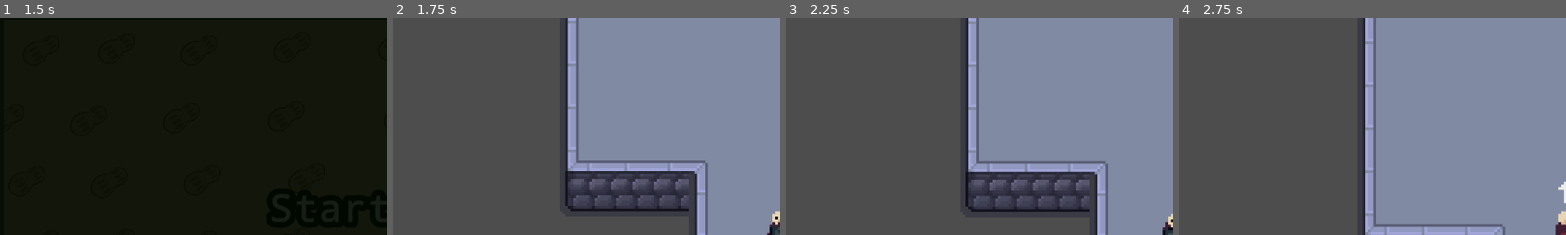
Above: before the commit, frames 1-4 (left to right).
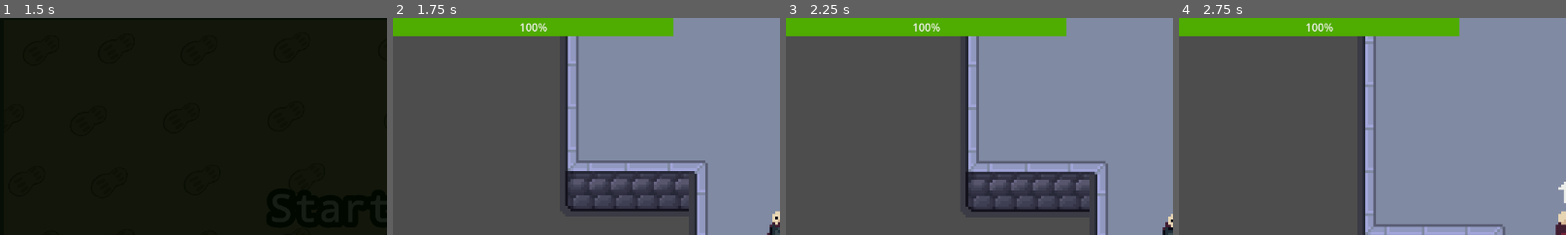
Above: after the commit, the same moments.

Repository: itspeanutzy/Tubes-Group17
Game: Godot game, scene res://Scene/main_menu.tscn
Same seed, same stepped clock (60 frames per second), same inputs: the game is played once before the commit and once after it. The engine's default icon, where the game draws it, is replaced by a stand-in: a white triangle on a blue panel in a dark square.
Inputs (mouse positions are % of the whole screen's width and height, from its top left):
- Up to frame 1 (1.5 s): click (51, 44) at 0.5 s; click (51, 44) at 1.25 s
- Up to frame 2 (1.75 s): no input
- Up to frame 3 (2.25 s): tap Enter at 2 s; move the mouse to (45, 70) at 2.02 s; hold W (walk_up) from 2.03 s (still down); click (45, 70) at 2.1 s
- Up to frame 4 (2.75 s): keep holding W (walk_up)
The pictures show only the part of the screen within x 0-50%, y 0-50%; the shares and areas given below are measured in that part.

Frame 1 is identical in both runs. In frame 2, 6.1% of the frame differs, in the area x 0-73%, y 0-9%; in frame 3, 6.1%; in frame 4, 6.1%.

Commit message:
UI Player's health

Diff:
--- /dev/null
+++ b/Scene/hud.tscn
@@ -0,0 +1,19 @@
+[gd_scene format=3 uid="uid://dhdg0fsnp2uim"]
+
+[ext_resource type="Script" uid="uid://dmn26nbdx1pvb" path="res://hud.gd" id="1_cevek"]
+
+[sub_resource type="StyleBoxEmpty" id="StyleBoxEmpty_fmoiy"]
+
+[sub_resource type="StyleBoxFlat" id="StyleBoxFlat_3quw2"]
+bg_color = Color(0.30877995, 0.6749527, 9.62615e-07, 1)
+
+[node name="HUD" type="CanvasLayer" unique_id=1297638002]
+process_mode = 3
+script = ExtResource("1_cevek")
+
+[node name="HealthBar" type="ProgressBar" parent="." unique_id=1543416497]
+offset_right = 417.0
+offset_bottom = 27.0
+theme_override_styles/background = SubResource("StyleBoxEmpty_fmoiy")
+theme_override_styles/fill = SubResource("StyleBoxFlat_3quw2")
+max_value = 200.0
--- a/Scene/pause_menu.tscn
+++ b/Scene/pause_menu.tscn
@@ -8,7 +8,7 @@
 [ext_resource type="Texture2D" uid="uid://ju5ufbr3s4gf" path="res://Assets/Sprites/Quit to Menu_white.png" id="6_evyvo"]
 [ext_resource type="Texture2D" uid="uid://cybcs8wdu5fa8" path="res://Assets/Sprites/Quit to Menu_yellow.png" id="7_pr4gf"]
 
-[node name="CanvasLayer" type="CanvasLayer" unique_id=1540682482]
+[node name="PauseMenu" type="CanvasLayer" unique_id=1540682482]
 process_mode = 3
 script = ExtResource("1_nkw6i")
 
--- a/Script/options.gd
+++ b/Script/options.gd
@@ -24,6 +24,7 @@
 
 
 func _on_back_pressed() -> void:
+	Savemanager.save_game()
 	button_type = "back"
 	$FadeTransition.show()
 	$FadeTransition/FadeTimer.start()
--- /dev/null
+++ b/hud.gd
@@ -0,0 +1,12 @@
+extends CanvasLayer
+
+@onready var health_bar: ProgressBar = $HealthBar
+
+func _process(_delta):
+	var player = get_tree().get_first_node_in_group("Player")
+
+	if player:
+		visible = true
+		health_bar.value = player.health
+	else:
+		visible = false
--- a/project.godot
+++ b/project.godot
@@ -20,6 +20,7 @@
 GameManager="*uid://dkfeqn40kijeh"
 Savemanager="*uid://deh1p04ef1dx5"
 PauseMenu="*uid://dwgy65eksrt2a"
+Hud="*uid://dhdg0fsnp2uim"
 
 [input]
 
Not shown, added: hud.gd.uid
